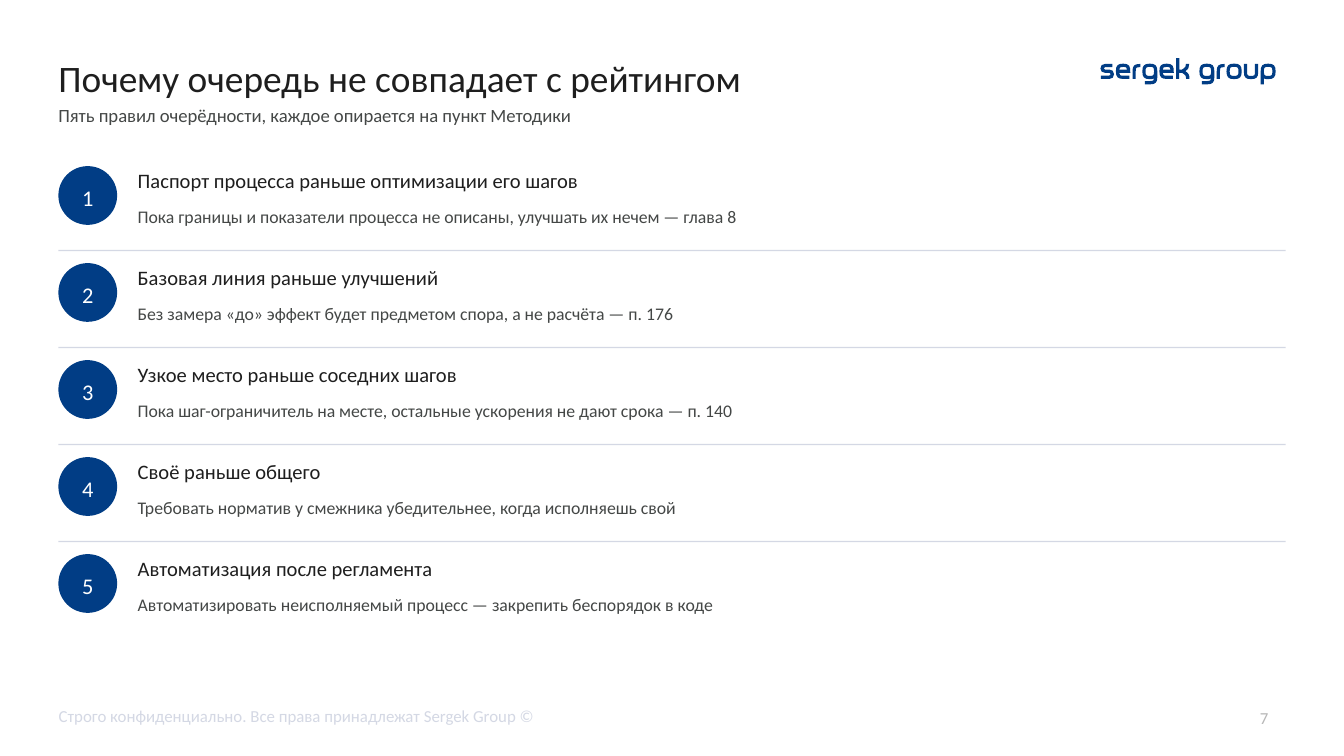
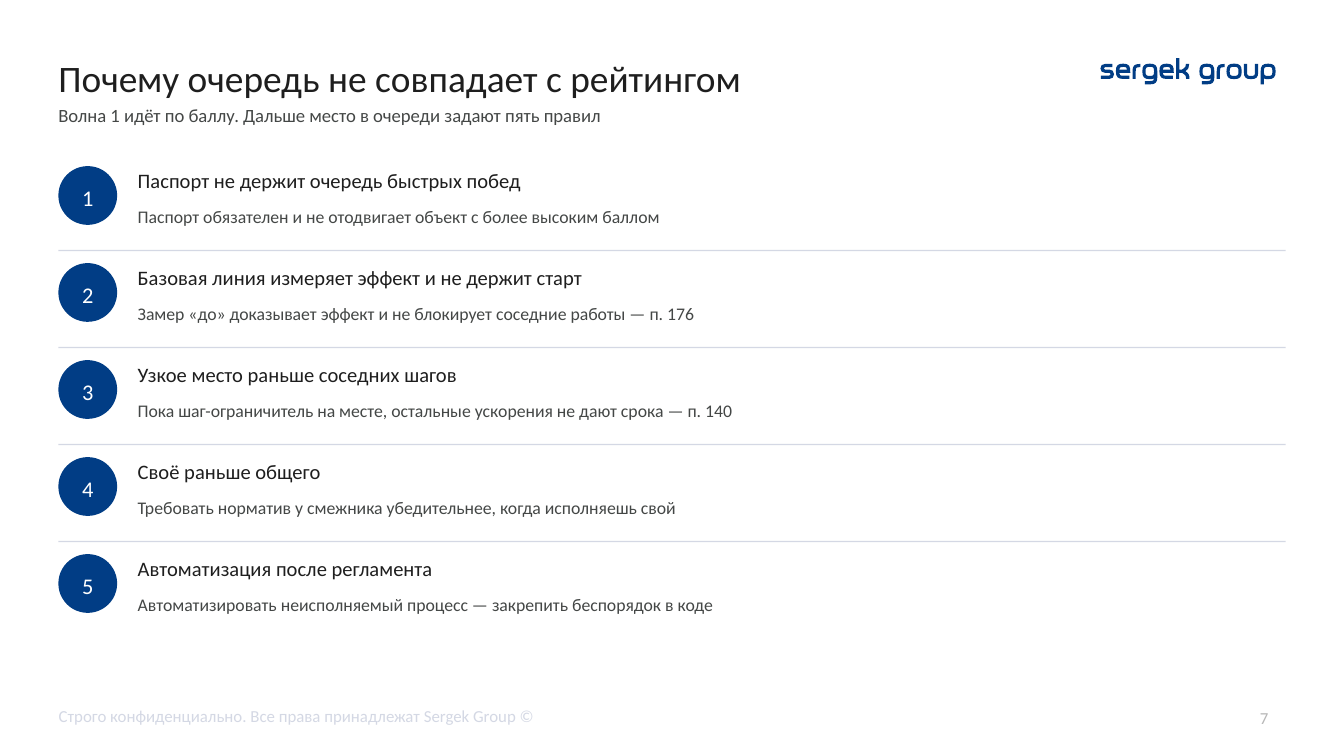
Before and after one commit to TemeshevProject/SG-DUP-Project, a slide deck: slide 7 of dup_project/02_Презентация/ДУП_Приоритеты_реинжиниринга_презентация.pptx. Drawn at 1344x756 pixels with LibreOffice and Linux fonts; fonts in the diff are those of the drawing. Boxes give left, top, right and bottom in pixels: in the first picture for what was removed or moved away, otherwise in the second. Text is boxed around its words. In the diff, an @@ line names an element or a change of style, - is before the commit and + after.

```diff
--- a/dup_project/02_Презентация/ДУП_Приоритеты_реинжиниринга_презентация.pptx
+++ b/dup_project/02_Презентация/ДУП_Приоритеты_реинжиниринга_презентация.pptx
@@ text at (58,109,601,125): text changed @@
-Пять правил очерёдности, каждое опирается на пункт Методики
+Волна 1 идёт по баллу. Дальше место в очереди задают пять правил
@@ text at (138,174,521,192): text changed @@
-Паспорт процесса раньше оптимизации его шагов
+Паспорт не держит очередь быстрых побед
@@ text at (138,211,659,226): text changed @@
-Пока границы и показатели процесса не описаны, улучшать их нечем — глава 8
+Паспорт обязателен и не отодвигает объект с более высоким баллом
@@ text at (138,271,582,289): text changed @@
-Базовая линия раньше улучшений
+Базовая линия измеряет эффект и не держит старт
@@ text at (138,308,694,323): text changed @@
-Без замера «до» эффект будет предметом спора, а не расчёта — п. 176
+Замер «до» доказывает эффект и не блокирует соседние работы — п. 176
```
Also in this commit, not shown: 14 other slides changed, 2 other files.
